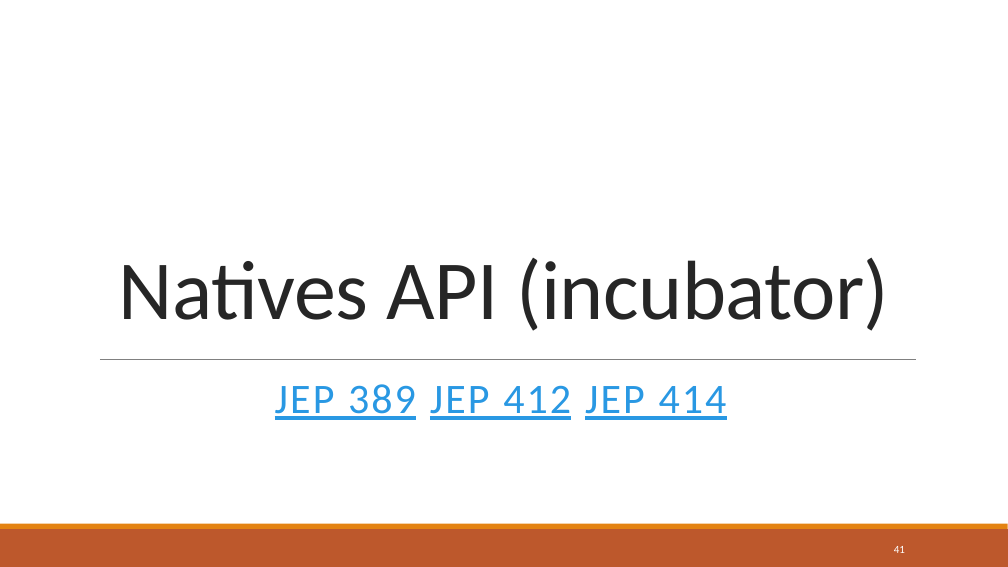
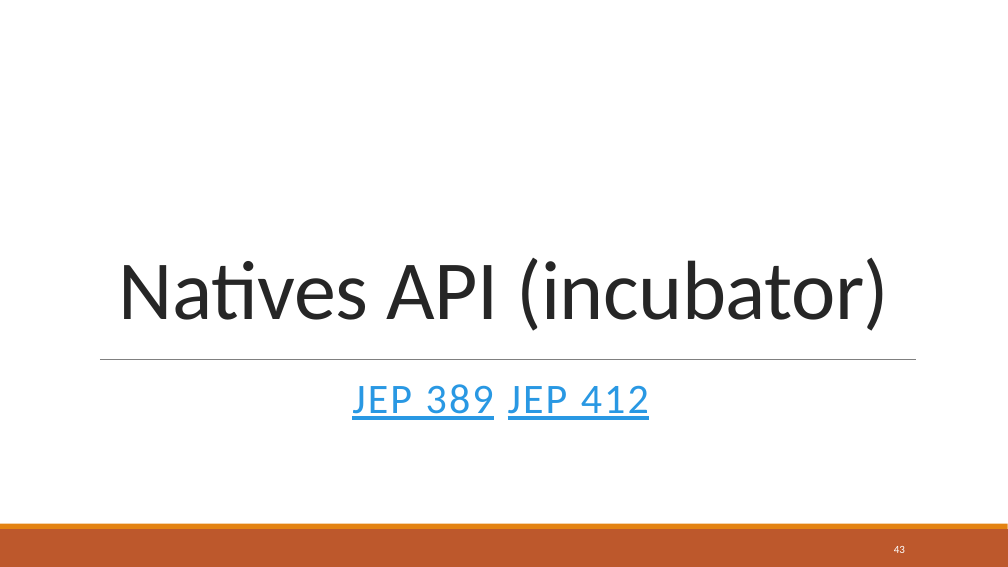
Before and after one commit to bnau/java-11-17, a slide deck: slide 43 of java-11-17.pptx (slide 41 before the commit). Drawn at 1008x567 pixels with LibreOffice and Linux fonts; fonts in the diff are those of the drawing; background and template pictures are left out. Boxes give left, top, right and bottom in pixels: in the first picture for what was removed or moved away, otherwise in the second. Text is boxed around its words. In the diff, an @@ line names an element or a change of style, - is before the commit and + after.

```diff
--- a/java-11-17.pptx
+++ b/java-11-17.pptx
@@ text at [352,384,649,420]: text changed @@
-JEP 389 JEP 412 JEP 414
+JEP 389 JEP 412
@@ page number at [894,546,905,553]: text changed @@
-41
+43
```
Also in this commit, not shown: 9 other slides changed, 4 slides added, 8 other files.
